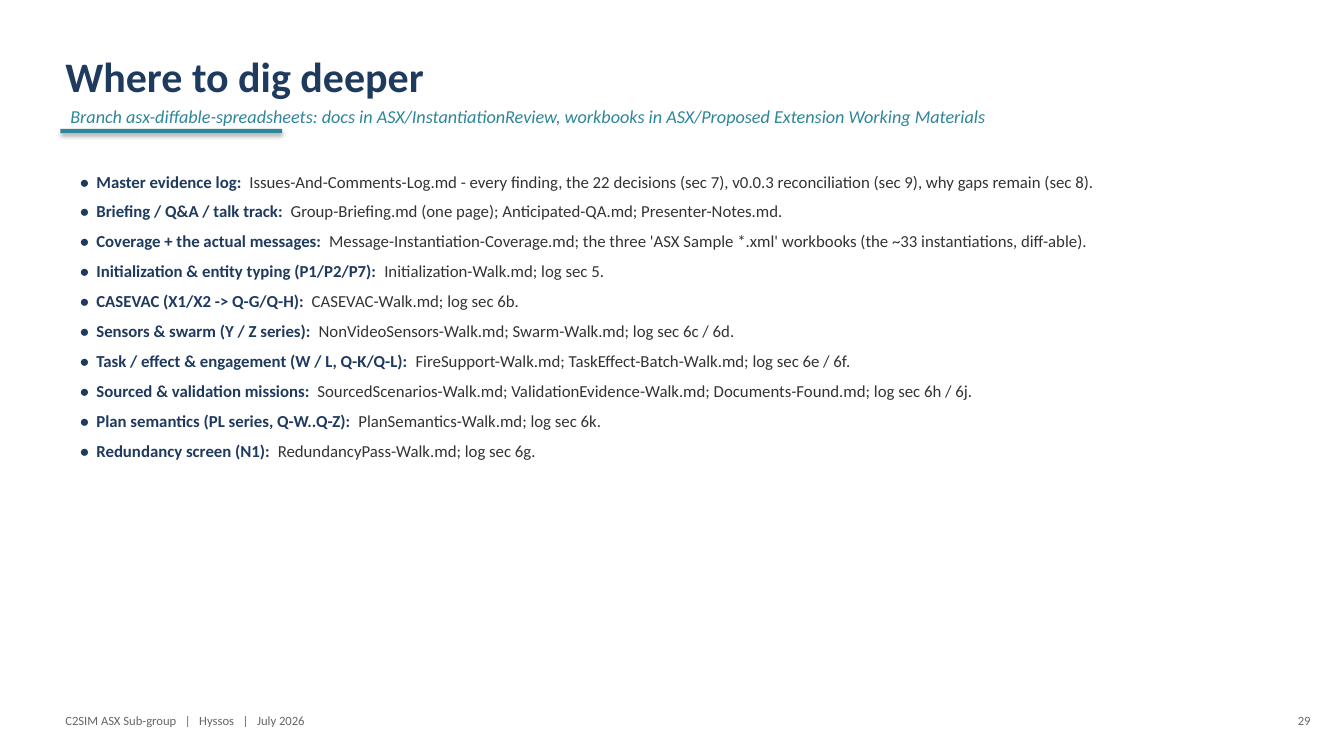
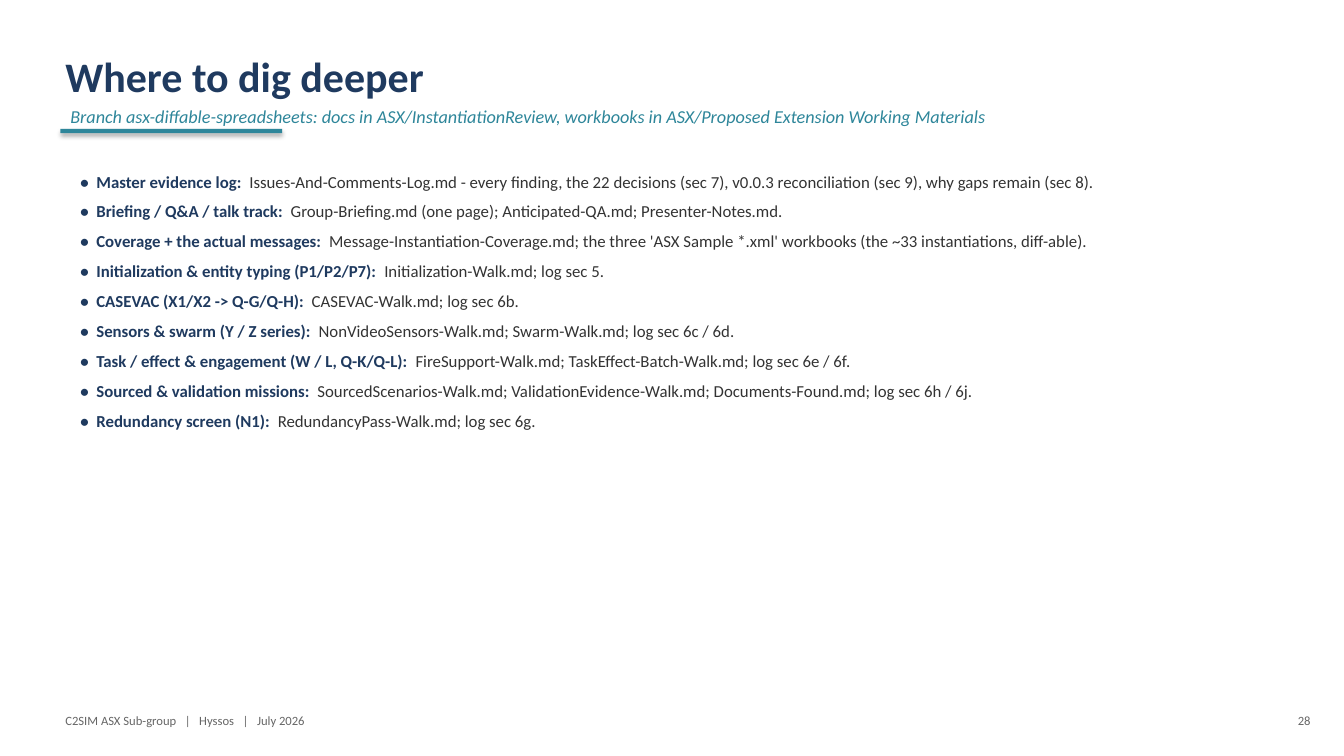
Before and after one commit to hyssostech/C2SIMArtifacts, a slide deck: slide 28 of Subgroups/ASX/InstantiationReview/ASX-Instantiation-Findings.pptx (slide 29 before the commit). Drawn at 1344x756 pixels with LibreOffice and Linux fonts; fonts in the diff are those of the drawing. Boxes give left, top, right and bottom in pixels: in the first picture for what was removed or moved away, otherwise in the second. Text is boxed around its words. In the diff, an @@ line names an element or a change of style, - is before the commit and + after.

```diff
--- a/Subgroups/ASX/InstantiationReview/ASX-Instantiation-Findings.pptx
+++ b/Subgroups/ASX/InstantiationReview/ASX-Instantiation-Findings.pptx
@@ text at [96,415,601,430]: paragraph removed @@
-• Plan semantics (PL series, Q-W..Q-Z): PlanSemantics-Walk.md; log sec 6k.
```
Also in this commit, not shown: 5 other slides changed, 1 slide removed, 6 other files.
